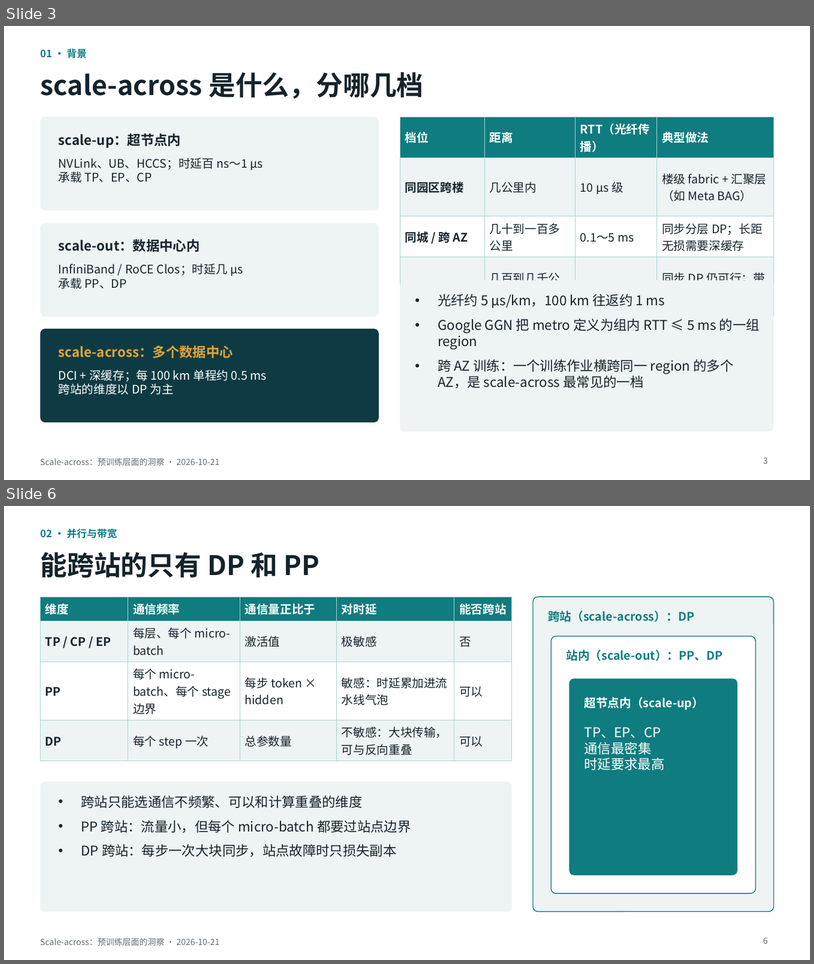
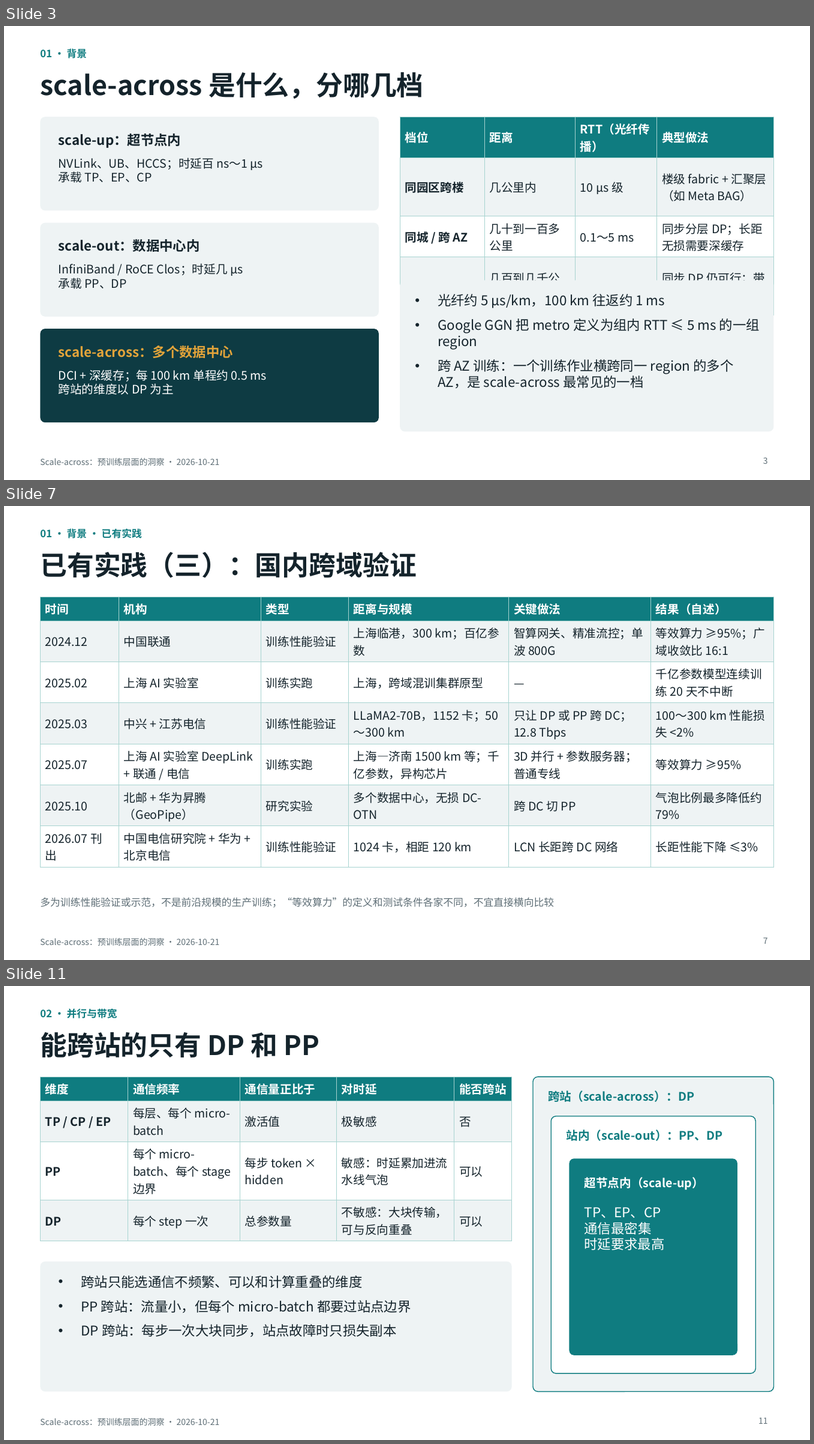
Before and after one commit to LuisXinYe/Transfer-Repo, a slide deck: scale-across_预训练洞察.pptx. Shown one above the other, each under a label of ours: slides 3 and 6 before the commit, slides 3, 7 and 11 after it; the slides between them are not shown. The pictures are 814x964 and 814x1444 pixels, drawn with LibreOffice and Linux fonts; fonts in the diff are those of the drawing. Boxes give left, top, right and bottom in pixels: in the first picture for what was removed or moved away, otherwise in the second. Text is boxed around its words. In the diff, an @@ line names an element or a change of style, - is before the commit and + after.

```diff
--- a/scale-across_预训练洞察.pptx
+++ b/scale-across_预训练洞察.pptx
@@ slide 7 added at [4,506,810,960], background #FFFFFF; not listed: 1 template element that a slide beside it also shows @@
@@ text added at [40,528,142,538], 12 pt, text #0F7C80, bold @@
+01 · 背景 · 已有实践
@@ title added at [40,552,416,578], 32 pt, text #14232B, bold @@
+已有实践（三）：国内跨域验证
@@ table added at [40,597,774,863], 7 rows, 6 columns @@
+时间 | 机构 | 类型 | 距离与规模 | 关键做法 | 结果（自述）
+2024.12 | 中国联通 | 训练性能验证 | 上海临港，300 km；百亿参数 | 智算网关、精准流控；单波 800G | 等效算力 ≥95%；广域收敛比 16:1
+2025.02 | 上海 AI 实验室 | 训练实跑 | 上海，跨域混训集群原型 | — | 千亿参数模型连续训练 20 天不中断
+2025.03 | 中兴 + 江苏电信 | 训练性能验证 | LLaMA2-70B，1152 卡；50～300 km | 只让 DP 或 PP 跨 DC；12.8 Tbps | 100～300 km 性能损失 <2%
+2025.07 | 上海 AI 实验室 DeepLink + 联通 / 电信 | 训练实跑 | 上海—济南 1500 km 等；千亿参数，异构芯片 | 3D 并行 + 参数服务器；普通专线 | 等效算力 ≥95%
+2025.10 | 北邮 + 华为昇腾（GeoPipe） | 研究实验 | 多个数据中心，无损 DC-OTN | 跨 DC 切 PP | 气泡比例最多降低约 79%
+2026.07 刊出 | 中国电信研究院 + 华为 + 北京电信 | 训练性能验证 | 1024 卡，相距 120 km | LCN 长距跨 DC 网络 | 长距性能下降 ≤3%
@@ text added at [40,897,554,907], 12 pt, text #5E6E76 @@
+多为训练性能验证或示范，不是前沿规模的生产训练；“等效算力”的定义和测试条件各家不同，不宜直接横向比较
@@ page number added at [764,937,768,943], 10 pt, text #5E6E76 @@
+7
@@ what was slide 6 is now slide 11 @@
@@ page number at [759,1417,768,1423]: text changed @@
-6
+11
```
Also in this commit, not shown: 5 slides changed, 6 other slides added, 1 slide removed.
